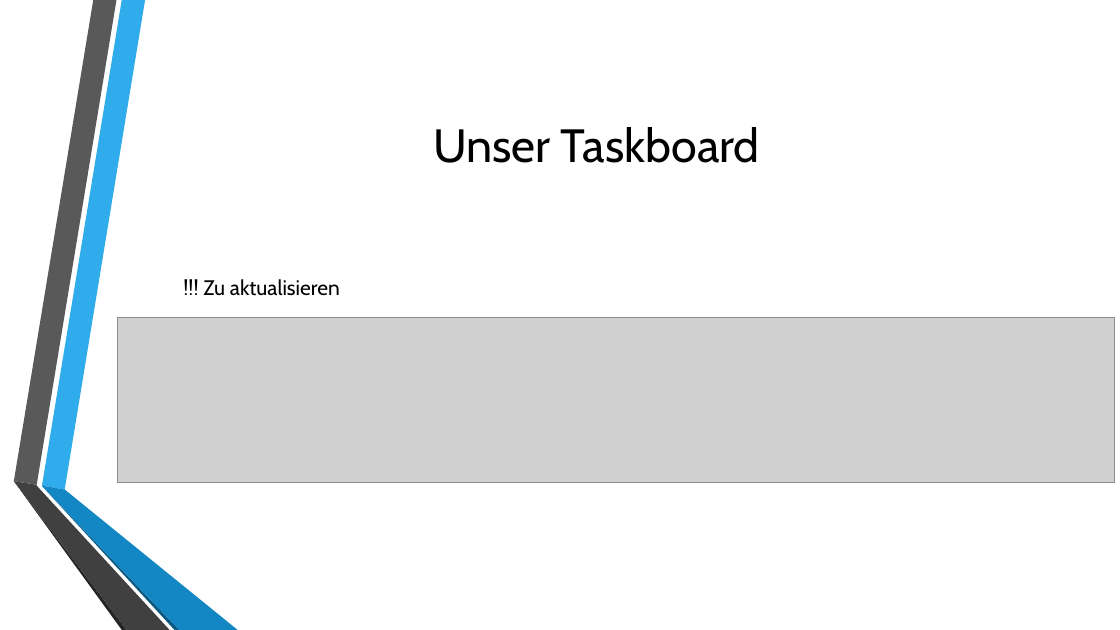
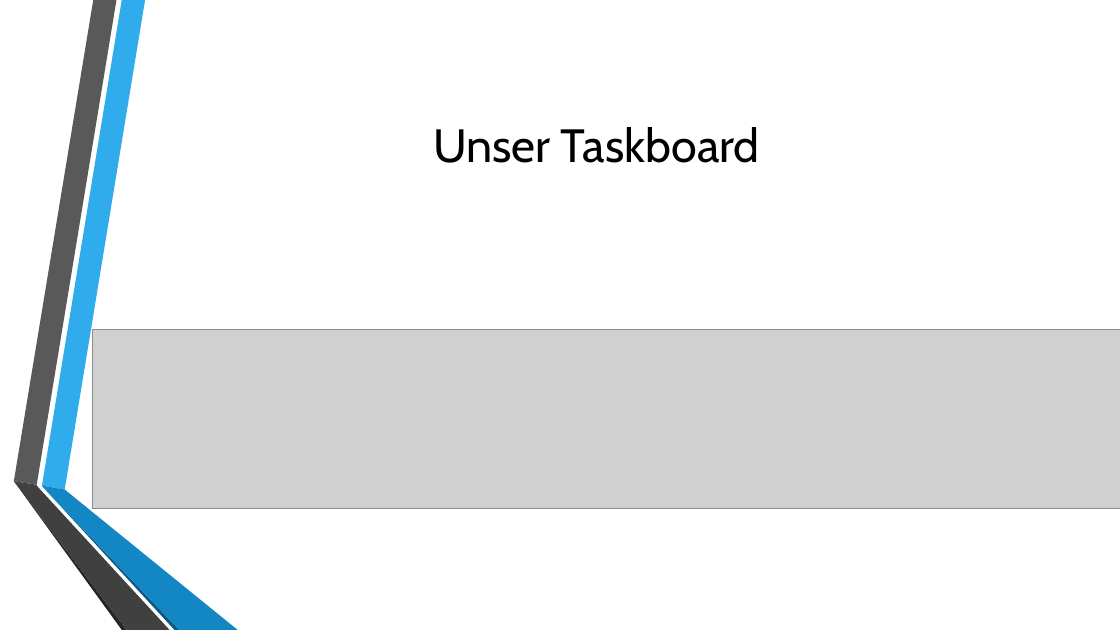
Before and after one commit to SrAguacate/Animations, a slide deck: slide 7 of Prototype1/Prototype1.pptx. Drawn at 1120x630 pixels with LibreOffice and Linux fonts; fonts in the diff are those of the drawing; grey boxes stand for pictures; background and template pictures are left out. Boxes give left, top, right and bottom in pixels: in the first picture for what was removed or moved away, otherwise in the second. Text is boxed around its words. In the diff, an @@ line names an element or a change of style, - is before the commit and + after.

```diff
--- a/Prototype1/Prototype1.pptx
+++ b/Prototype1/Prototype1.pptx
@@ text removed at [203,279,340,296] @@
-!!! Zu aktualisieren
@@ picture: place and size @@
-picture at [118,318,1115,483]
+picture at [92,329,1120,509]
```
Also in this commit, not shown: 2 other slides changed, 1 slide added, 1 slide removed, 4 other files.
